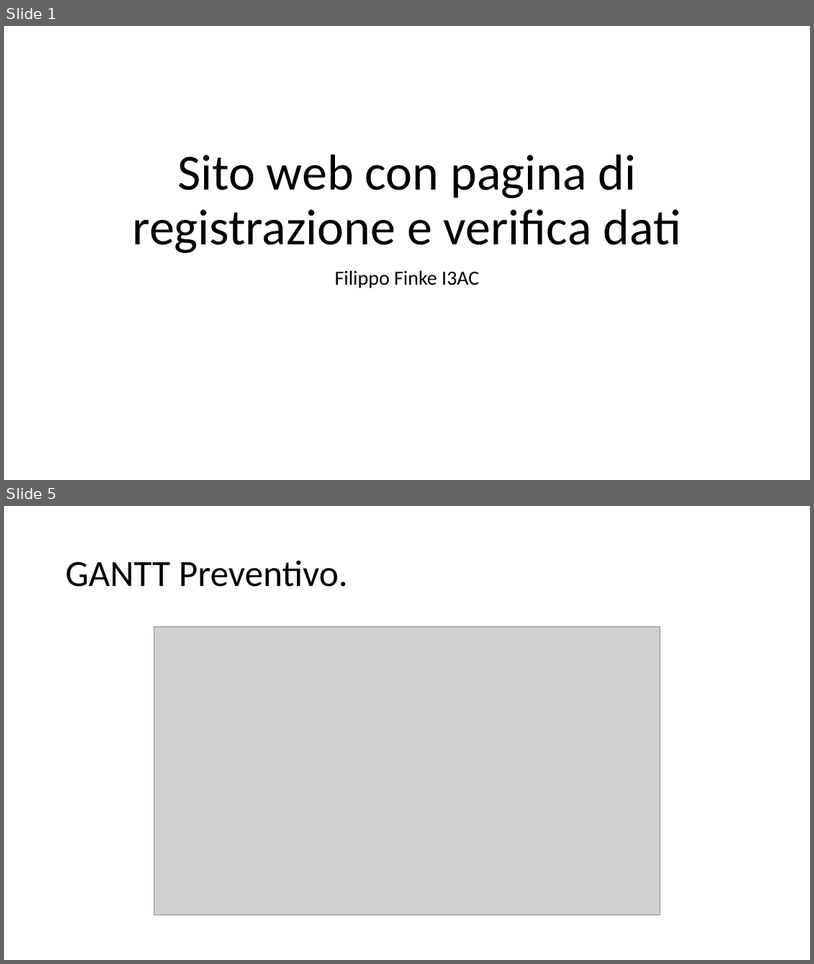
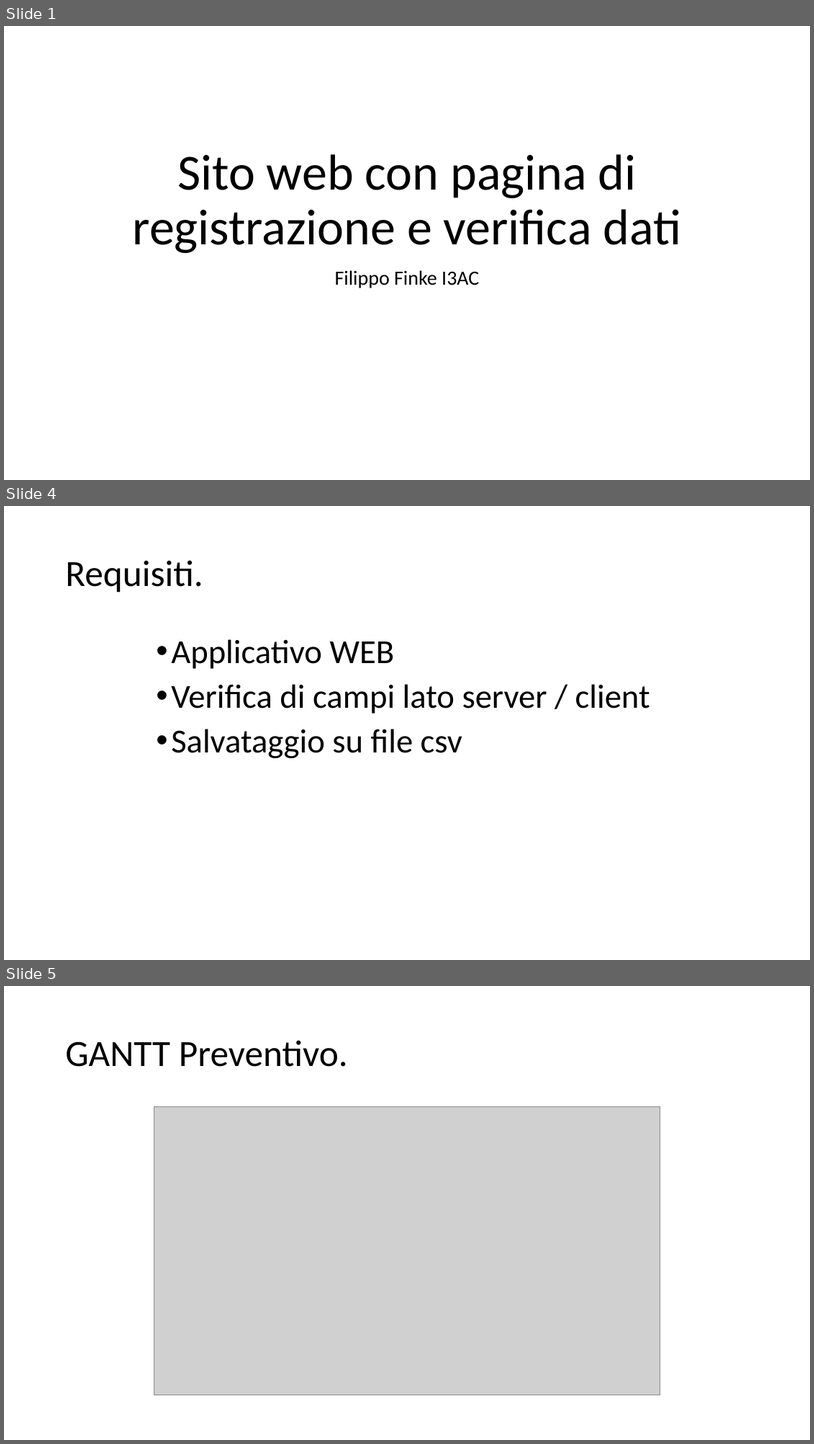
Before and after one commit to filippofinke/Registration-and-data-verification-page, a slide deck: Presentazione/PresentazioneFilippoFinke.pptx. Shown one above the other, each under a label of ours: slides 1 and 5 before the commit, slides 1, 4 and 5 after it; the slides between them are not shown. The pictures are 814x964 and 814x1444 pixels, drawn with LibreOffice and Linux fonts; fonts in the diff are those of the drawing; grey boxes stand for pictures. Boxes give left, top, right and bottom in pixels: in the first picture for what was removed or moved away, otherwise in the second. Text is boxed around its words. In the diff, an @@ line names an element or a change of style, - is before the commit and + after.

Commit message:
Fix validators (client & server), update doc, update pptx

```diff
--- a/Presentazione/PresentazioneFilippoFinke.pptx
+++ b/Presentazione/PresentazioneFilippoFinke.pptx
@@ slide 4 added at [4, 506, 810, 960], background #FFFFFF @@
@@ title added at [65, 560, 203, 592], 44 pt, text #000000 @@
+Requisiti.
@@ text added at [171, 639, 651, 758], 40 pt, text #000000 @@
+• Applicativo WEB
+• Verifica di campi lato server / client
+• Salvataggio su file csv
```
Also in this commit, not shown: 2 slides changed, 5 other slides added, 3 slides removed, 10 other files.
